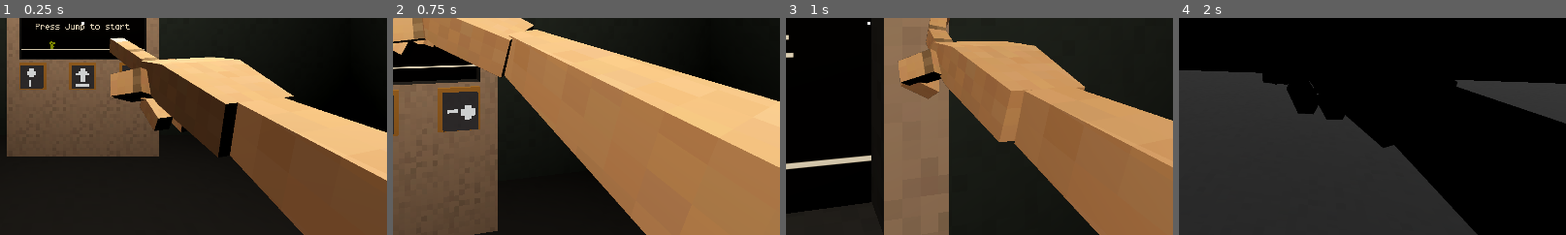
Above: before the commit, frames 1-4 (left to right).
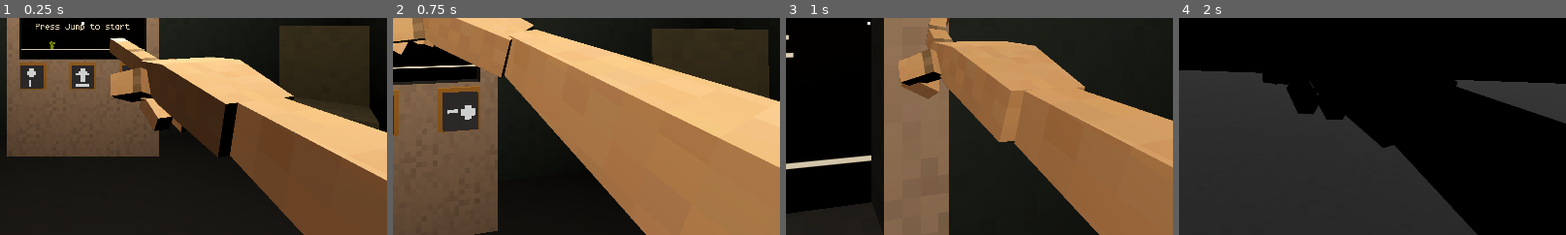
Above: after the commit, the same moments.

Repository: GildedBirch/evading-homework
Game: Godot game, scene res://scenes/management/main.tscn
Same seed, same stepped clock (60 frames per second), same inputs: the game is played once before the commit and once after it.
Inputs (mouse positions are % of the whole screen's width and height, from its top left):
- Up to frame 1 (0.25 s): no input
- Up to frame 2 (0.75 s): tap Enter at 0.5 s; move the mouse to (55, 50) at 0.52 s; press the mouse at (55, 50) at 0.53 s; hold W (move_forward) from 0.53 s (still down)
- Up to frame 3 (1 s): keep holding W (move_forward)
- Up to frame 4 (2 s): keep holding W (move_forward); move the mouse to (45, 50) at 1.27 s; release the mouse at (45, 50) at 1.28 s; click (45, 50) at 1.35 s
The pictures show only the part of the screen within x 39-89%, y 49-99%; the shares and areas given below are measured in that part.

The runs differ from the first frame. In frame 1, 9.2% of the frame differs, in the area x 72-98%, y 3-52%; in frame 2, 7.2%; in frame 3, nothing differs; in frame 4, nothing differs.

Commit message:
hand easter egg

Diff:
--- a/scenes/button3d/button_3d.gd
+++ b/scenes/button3d/button_3d.gd
@@ -6,7 +6,6 @@
 
 @export var press_depth: float = 0.05
 @export var button_mesh: Node3D
-
 var button_mesh_pos: Vector3
 
 
--- a/scenes/level/game_screen/game_screen.gd
+++ b/scenes/level/game_screen/game_screen.gd
@@ -18,19 +18,16 @@
 	&"Shoot": preload("res://assets/sounds/effects/Retro Weapon Gun LoFi 03.wav"),
 	&"Hit": preload("res://assets/sounds/effects/Retro Explosion Short 15.wav"),
 }
-
 @export var target_screen: MeshInstance3D
 @export var jump_button: Button3D
 @export var shoot_button: Button3D
 @export var shoot_up_button: Button3D
 @export var music_player: AudioStreamPlayer3D
 @export var effect_player: AudioStreamPlayer3D
-
 var _game_running:bool = false
 var score: int = 0
 var top_score: int = 0
 var speed_multiplier: float = 0
-
 @onready var player_2d: Player2d = %Player2D
 @onready var obstacle_spawn_point: Marker2D = %ObstacleSpawnPoint
 @onready var fly_spawn_point: Marker2D = %FlySpawnPoint
--- a/scenes/level/game_screen/player/player_2d.gd
+++ b/scenes/level/game_screen/player/player_2d.gd
@@ -4,9 +4,7 @@
 
 const JUMP_VELOCITY = -400.0
 const PROJECTILE = preload("res://scenes/level/game_screen/player/projectile.tscn")
-
 var can_shoot: bool = true
-
 @onready var bullet_cooldown_timer: Timer = %BulletCooldownTimer
 
 
--- a/scenes/level/game_screen/player/projectile.gd
+++ b/scenes/level/game_screen/player/projectile.gd
@@ -1,5 +1,6 @@
 class_name Projectile
 extends Area2D
+
 
 enum MoveDirection{FORWARD, UP}
 var direction: MoveDirection = MoveDirection.FORWARD
--- /dev/null
+++ b/scenes/level/hand.gd
@@ -0,0 +1,18 @@
+class_name RightHand
+extends Area3D
+
+
+@onready var hand_label: Label = %HandLabel
+
+
+
+func interact() -> void:
+	SignalBus.play_sound.emit(&"Hit")
+	hand_label.self_modulate.a = 1.0
+	hand_label.show()
+	var timer = get_tree().create_timer(3.0)
+	await timer.timeout
+	var tween = get_tree().create_tween()
+	tween.tween_property(hand_label, "self_modulate:a", 0, 1.0)
+	await tween.finished
+	hand_label.hide()
--- a/scenes/level/level.tscn
+++ b/scenes/level/level.tscn
@@ -11,6 +11,7 @@
 [ext_resource type="FontFile" uid="uid://5w8u2sf6ykfh" path="res://assets/fonts/monogram-extended.ttf" id="5_sytrn"]
 [ext_resource type="Script" uid="uid://b3uo750lrh5hs" path="res://scenes/level/door_handle.gd" id="5_tf2q7"]
 [ext_resource type="Script" uid="uid://cprcx6tl4w25k" path="res://scenes/level/light_bulb.gd" id="7_pe1ox"]
+[ext_resource type="Script" uid="uid://7k3seqbypvoe" path="res://scenes/level/hand.gd" id="8_m0bv2"]
 
 [sub_resource type="ProceduralSkyMaterial" id="ProceduralSkyMaterial_8y3pp"]
 sky_horizon_color = Color(0.662243, 0.671743, 0.686743, 1)
@@ -43,6 +44,12 @@
 uv1_triplanar = true
 texture_filter = 0
 
+[sub_resource type="StandardMaterial3D" id="StandardMaterial3D_pm6rs"]
+albedo_color = Color(0.26629, 0.240471, 0.157744, 1)
+albedo_texture = ExtResource("5_hnne4")
+uv1_triplanar = true
+texture_filter = 0
+
 [sub_resource type="StandardMaterial3D" id="StandardMaterial3D_sytrn"]
 albedo_color = Color(0.650651, 0.515347, 0.328709, 1)
 albedo_texture = ExtResource("5_hnne4")
@@ -73,6 +80,21 @@
 [sub_resource type="BoxShape3D" id="BoxShape3D_tf2q7"]
 size = Vector3(0.3, 0.3, 0.3)
 
+[sub_resource type="BoxShape3D" id="BoxShape3D_b7m21"]
+size = Vector3(0.691345, 0.220947, 0.291992)
+
+[sub_resource type="StandardMaterial3D" id="StandardMaterial3D_vrc4q"]
+albedo_color = Color(0.72411, 0.475865, 0.36735, 1)
+albedo_texture = ExtResource("5_hnne4")
+uv1_triplanar = true
+texture_filter = 0
+
+[sub_resource type="StandardMaterial3D" id="StandardMaterial3D_x4oov"]
+albedo_color = Color(0.61277, 0, 0.147351, 1)
+albedo_texture = ExtResource("5_hnne4")
+uv1_triplanar = true
+texture_filter = 0
+
 [sub_resource type="BoxShape3D" id="BoxShape3D_hnne4"]
 size = Vector3(0.25, 0.2, 0.25)
 
@@ -127,71 +149,132 @@
 
 [node name="Scenery" type="Node3D" parent="."]
 
-[node name="Floor" type="CSGBox3D" parent="Scenery"]
+[node name="room" type="Node3D" parent="Scenery"]
+
+[node name="Floor" type="CSGBox3D" parent="Scenery/room"]
 transform = Transform3D(1, 0, 0, 0, 1, 0, 0, 0, 1, 0, -0.5, 0)
 size = Vector3(20, 1, 20)
 material = SubResource("StandardMaterial3D_8y3pp")
 
-[node name="CSGBox3D2" type="CSGBox3D" parent="Scenery"]
+[node name="CSGBox3D2" type="CSGBox3D" parent="Scenery/room"]
 transform = Transform3D(1, 0, 0, 0, 1, 0, 0, 0, 1, 0, 1.5, -1)
 size = Vector3(6, 3, 0.2)
 material = SubResource("StandardMaterial3D_xv074")
 
-[node name="CSGBox3D3" type="CSGBox3D" parent="Scenery"]
+[node name="CSGBox3D3" type="CSGBox3D" parent="Scenery/room"]
 transform = Transform3D(1, 0, 0, 0, 1, 0, 0, 0, 1, 0, 1.5, 4)
 size = Vector3(6, 3, 0.2)
 material = SubResource("StandardMaterial3D_xv074")
 
-[node name="CSGBox3D4" type="CSGBox3D" parent="Scenery"]
+[node name="CSGBox3D4" type="CSGBox3D" parent="Scenery/room"]
 transform = Transform3D(1, 0, 0, 0, 1, 0, 0, 0, 1, -3.1, 1.5, 1.5)
 size = Vector3(0.2, 3, 5.2)
 material = SubResource("StandardMaterial3D_xv074")
 
-[node name="CSGBox3D5" type="CSGBox3D" parent="Scenery"]
+[node name="CSGBox3D5" type="CSGBox3D" parent="Scenery/room"]
 transform = Transform3D(1, 0, 0, 0, 1, 0, 0, 0, 1, 3.1, 1.5, 1.5)
 size = Vector3(0.2, 3, 5.2)
 material = SubResource("StandardMaterial3D_xv074")
 
-[node name="CSGBox3D6" type="CSGBox3D" parent="Scenery"]
+[node name="CSGBox3D6" type="CSGBox3D" parent="Scenery/room"]
 transform = Transform3D(1, 0, 0, 0, 1, 0, 0, 0, 1, 0, 3.1, 1.5)
 size = Vector3(6.4, 0.2, 5.2)
 material = SubResource("StandardMaterial3D_m0bv2")
 
-[node name="Poster_1" type="Sprite3D" parent="Scenery"]
+[node name="Posters" type="Node3D" parent="Scenery"]
+
+[node name="Poster_1" type="Sprite3D" parent="Scenery/Posters"]
 transform = Transform3D(0.986703, 0.162534, 0, -0.162534, 0.986703, 0, 0, 0, 1, -1.76995, 1.64359, -0.876664)
 shaded = true
 texture_filter = 0
 texture = ExtResource("2_xv074")
 
-[node name="Poster_5" type="Sprite3D" parent="Scenery"]
+[node name="Poster_5" type="Sprite3D" parent="Scenery/Posters"]
 transform = Transform3D(-4.31302e-08, -7.10458e-09, 1, 0.117503, 0.993073, 1.21233e-08, -0.993073, 0.117503, -4.19966e-08, -2.97441, 2.0309, 2.74224)
 shaded = true
 texture_filter = 0
 texture = ExtResource("2_xv074")
 
-[node name="Poster_2" type="Sprite3D" parent="Scenery"]
+[node name="Poster_2" type="Sprite3D" parent="Scenery/Posters"]
 transform = Transform3D(-4.37114e-08, 0, -1, 0.123238, 0.992377, -5.38689e-09, 0.992377, -0.123238, -4.33782e-08, 2.9676, 1.37913, 0.471384)
 shaded = true
 texture_filter = 0
 texture = ExtResource("3_sytrn")
 
-[node name="Poster_4" type="Sprite3D" parent="Scenery"]
+[node name="Poster_4" type="Sprite3D" parent="Scenery/Posters"]
 transform = Transform3D(1.30468e-07, -1.07738e-08, 1, -0.117173, 0.993111, 2.59869e-08, -0.993111, -0.117173, 1.28307e-07, -2.97526, 1.37913, 1.16944)
 shaded = true
 texture_filter = 0
 texture = ExtResource("3_sytrn")
 
-[node name="Poster_3" type="Sprite3D" parent="Scenery"]
+[node name="Poster_3" type="Sprite3D" parent="Scenery/Posters"]
 transform = Transform3D(-4.37114e-08, 0, -1, -0.115631, 0.993292, 5.05438e-09, 0.993292, 0.115631, -4.34182e-08, 2.99881, 1.58893, 2.76807)
 shaded = true
 texture_filter = 0
 texture = ExtResource("4_tf2q7")
 
-[node name="Poster_6" type="Sprite3D" parent="Scenery"]
+[node name="Poster_6" type="Sprite3D" parent="Scenery/Posters"]
 transform = Transform3D(-0.918032, 0.396507, 7.79836e-08, 0.396507, 0.918032, -3.91876e-08, -8.71296e-08, -5.05438e-09, -1, -1.50979, 1.58501, 3.88991)
 shaded = true
 texture_filter = 0
 texture = ExtResource("4_tf2q7")
+
+[node name="Chair" type="CSGBox3D" parent="Scenery"]
+transform = Transform3D(0.771025, 0, -0.636805, 0, 1, 0, 0.636805, 0, 0.771025, 1.94712, 0.526617, -0.048064)
+use_collision = true
+size = Vector3(0.6, 0.1, 0.6)
+material = SubResource("StandardMaterial3D_pm6rs")
+
+[node name="Chair2" type="CSGBox3D" parent="Scenery/Chair"]
+transform = Transform3D(1, 0, 0, 0, 1, 0, 0, 0, 1, -0.25, -0.275, -0.25)
+size = Vector3(0.1, 0.45, 0.1)
+material = SubResource("StandardMaterial3D_pm6rs")
+
+[node name="Chair3" type="CSGBox3D" parent="Scenery/Chair"]
+transform = Transform3D(1, 0, 0, 0, 1, 0, 0, 0, 1, -0.25, -0.275, 0.25)
+size = Vector3(0.1, 0.45, 0.1)
+material = SubResource("StandardMaterial3D_pm6rs")
+
+[node name="Chair4" type="CSGBox3D" parent="Scenery/Chair"]
+transform = Transform3D(1, 0, 0, 0, 1, 0, 0, 0, 1, 0.25, -0.275, 0.25)
+size = Vector3(0.1, 0.45, 0.1)
+material = SubResource("StandardMaterial3D_pm6rs")
+
+[node name="Chair5" type="CSGBox3D" parent="Scenery/Chair"]
+transform = Transform3D(1, 0, 0, 0, 1, 0, 0, 0, 1, 0.25, -0.275, -0.25)
+size = Vector3(0.1, 0.45, 0.1)
+material = SubResource("StandardMaterial3D_pm6rs")
+
+[node name="Chair6" type="CSGBox3D" parent="Scenery/Chair"]
+transform = Transform3D(1, 0, 0, 0, 1, 0, 0, 0, 1, 0, 0.375, -0.25)
+size = Vector3(0.6, 0.65, 0.1)
+material = SubResource("StandardMaterial3D_pm6rs")
+
+[node name="Table" type="CSGBox3D" parent="Scenery"]
+transform = Transform3D(0.108693, 0, -0.994075, 0, 1, 0, 0.994075, 0, 0.108693, -2.28911, 0.526617, 2.94726)
+use_collision = true
+size = Vector3(1.7, 0.1, 1)
+material = SubResource("StandardMaterial3D_pm6rs")
+
+[node name="Chair2" type="CSGBox3D" parent="Scenery/Table"]
+transform = Transform3D(1, 0, 0, 0, 1, 0, 0, 0, 1, -0.8, -0.275, -0.45)
+size = Vector3(0.1, 0.45, 0.1)
+material = SubResource("StandardMaterial3D_pm6rs")
+
+[node name="Chair3" type="CSGBox3D" parent="Scenery/Table"]
+transform = Transform3D(1, 0, 0, 0, 1, 0, 0, 0, 1, -0.8, -0.275, 0.45)
+size = Vector3(0.1, 0.45, 0.1)
+material = SubResource("StandardMaterial3D_pm6rs")
+
+[node name="Chair4" type="CSGBox3D" parent="Scenery/Table"]
+transform = Transform3D(1, 0, 0, 0, 1, 0, 0, 0, 1, 0.8, -0.275, 0.45)
+size = Vector3(0.1, 0.45, 0.1)
+material = SubResource("StandardMaterial3D_pm6rs")
+
+[node name="Chair5" type="CSGBox3D" parent="Scenery/Table"]
+transform = Transform3D(1, 0, 0, 0, 1, 0, 0, 0, 1, 0.8, -0.275, -0.45)
+size = Vector3(0.1, 0.45, 0.1)
+material = SubResource("StandardMaterial3D_pm6rs")
 
 [node name="Door" type="CSGBox3D" parent="Scenery"]
 transform = Transform3D(1, 0, 0, 0, 1, 0, 0, 0, 1, 1.6139, 1.21274, 3.88512)
@@ -264,6 +347,84 @@
 transform = Transform3D(1, 0, 0, 0, 1, 0, 0, 0, 1, 0, -0.207813, 0)
 shape = SubResource("BoxShape3D_tf2q7")
 
+[node name="Hand" type="Area3D" parent="Scenery"]
+transform = Transform3D(0.227603, 0, 0.973754, 0, 1, 0, -0.973754, 0, 0.227603, -2.10307, 0.60114, 2.51344)
+collision_layer = 2
+collision_mask = 0
+script = ExtResource("8_m0bv2")
+
+[node name="HandLabel" type="Label" parent="Scenery/Hand"]
+unique_name_in_owner = true
+visible = false
+texture_filter = 1
+anchors_preset = 7
+anchor_left = 0.5
+anchor_top = 1.0
+anchor_right = 0.5
+anchor_bottom = 1.0
+offset_left = -312.0
+offset_top = -104.0
+offset_right = 312.0
+offset_bottom = -53.0
+grow_horizontal = 2
+grow_vertical = 0
+theme_override_colors/font_color = Color(0.818234, 0.771363, 0.61239, 1)
+theme_override_colors/font_outline_color = Color(0, 0, 0, 1)
+theme_override_constants/outline_size = 16
+theme_override_fonts/font = ExtResource("5_sytrn")
+theme_override_font_sizes/font_size = 64
+text = "I miss the time I could still point with it..."
+
+[node name="CollisionShape3D" type="CollisionShape3D" parent="Scenery/Hand"]
+transform = Transform3D(1, 0, 0, 0, 1, 0, 0, 0, 1, -0.274506, -0.0292969, 0)
+shape = SubResource("BoxShape3D_b7m21")
+
+[node name="HandMesh" type="CSGBox3D" parent="Scenery/Hand"]
+transform = Transform3D(1, 0, 0, 0, 1, 0, 0, 0, 1, 0, 0, 0)
+size = Vector3(0.34541, 0.1, 0.1)
+material = SubResource("StandardMaterial3D_vrc4q")
+
+[node name="Hand2" type="CSGBox3D" parent="Scenery/Hand/HandMesh"]
+transform = Transform3D(1, 0, -1.19209e-07, 0, 1, 0, 1.19209e-07, 0, 1, -0.273354, 0, 7.15256e-07)
+size = Vector3(0.200366, 0.0859375, 0.0810547)
+material = SubResource("StandardMaterial3D_vrc4q")
+
+[node name="Hand3" type="CSGBox3D" parent="Scenery/Hand/HandMesh/Hand2"]
+transform = Transform3D(1, 0, 0, 0, 1, 0, 0, 0, 1, -0.15408, 0, 0.00308084)
+size = Vector3(0.113855, 0.0549316, 0.130371)
+material = SubResource("StandardMaterial3D_vrc4q")
+
+[node name="Hand4" type="CSGBox3D" parent="Scenery/Hand/HandMesh/Hand2/Hand3"]
+transform = Transform3D(0.828696, 0, -0.559699, 0, 1, 0, 0.559699, 0, 0.828696, -0.0203025, 0, -0.0756168)
+size = Vector3(0.113855, 0.0236816, 0.03125)
+material = SubResource("StandardMaterial3D_vrc4q")
+
+[node name="Hand5" type="CSGBox3D" parent="Scenery/Hand/HandMesh/Hand2/Hand3"]
+transform = Transform3D(0.997521, 0, -0.0703658, 0, 1, 0, 0.0703658, 0, 0.997521, -0.106633, 0, -0.0456157)
+size = Vector3(0.113855, 0.0236816, 0.03125)
+material = SubResource("StandardMaterial3D_vrc4q")
+
+[node name="Hand6" type="CSGBox3D" parent="Scenery/Hand/HandMesh/Hand2/Hand3"]
+transform = Transform3D(0.999169, 0, 0.0407426, 0, 1, 0, -0.0407426, 0, 0.999169, -0.119551, 0, -0.00612354)
+size = Vector3(0.131146, 0.0236816, 0.03125)
+material = SubResource("StandardMaterial3D_vrc4q")
+
+[node name="Hand7" type="CSGBox3D" parent="Scenery/Hand/HandMesh/Hand2/Hand3"]
+transform = Transform3D(0.999169, 0, 0.0407428, 0, 1, 0, -0.0407428, 0, 0.999169, -0.111565, 0, 0.0252323)
+size = Vector3(0.108197, 0.0236816, 0.03125)
+material = SubResource("StandardMaterial3D_vrc4q")
+
+[node name="Hand8" type="CSGBox3D" parent="Scenery/Hand/HandMesh/Hand2/Hand3"]
+transform = Transform3D(0.948329, 0, 0.317288, 0, 1, 0, -0.317288, 0, 0.948329, -0.094892, 0, 0.0698402)
+size = Vector3(0.113855, 0.0236816, 0.03125)
+material = SubResource("StandardMaterial3D_vrc4q")
+
+[node name="CSGBox3D" type="CSGBox3D" parent="Scenery/Hand/HandMesh"]
+transform = Transform3D(1, 0, -1.19209e-07, 0, 1, 0, 1.19209e-07, 0, 1, 0.127747, 0, 2.38419e-07)
+operation = 2
+size = Vector3(0.273071, 0.183594, 0.246094)
+material = SubResource("StandardMaterial3D_x4oov")
+
 [node name="GameSetup" type="Node3D" parent="."]
 transform = Transform3D(1, 0, 0, 0, 1, 0, 0, 0, 1, 0, 0, -0.39454)
 
--- a/scenes/level/light_bulb.gd
+++ b/scenes/level/light_bulb.gd
@@ -10,9 +10,7 @@
 	Color("#c092c8"),
 	Color("#da8c8e"),
 ]
-
 var current_color: int = 1
-
 @onready var omni_light_3d: OmniLight3D = %OmniLight3D
 
 
--- a/scenes/player/player.gd
+++ b/scenes/player/player.gd
@@ -2,11 +2,9 @@
 extends CharacterBody3D
 
 
-var mouse_motion: Vector2 = Vector2.ZERO
-
 @export var speed: float = 5.0
 @export var mouse_sens: float = 0.002
-
+var mouse_motion: Vector2 = Vector2.ZERO
 @onready var camera_pivot: Node3D = %CameraPivot
 @onready var right_hand: Node3D = %RightHand
 @onready var look_ray: RayCast3D = %LookRay
Not shown, added: scenes/level/hand.gd.uid
Not shown: 1 places in scenes/level/level.tscn that only renumber resources
